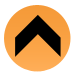
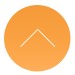
Revision of a layered 75 × 75 image; what changed, layer by layer:
removed layer "Shape 4" over [15, 14, 61, 57]
added layer "Shape 5 copy" above "Shape 5" over [37, 29, 56, 47]
added layer "Shape 5" above "Shape 3" over [20, 29, 38, 47]
